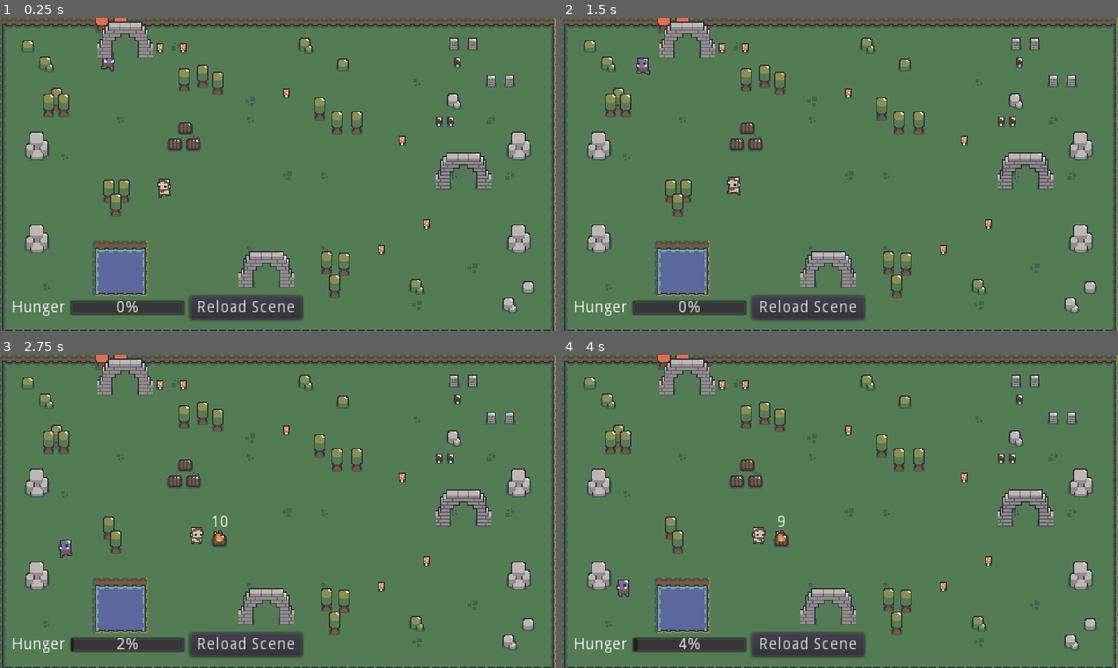
Above: before the commit, frames 1-4 (two rows, left to right).
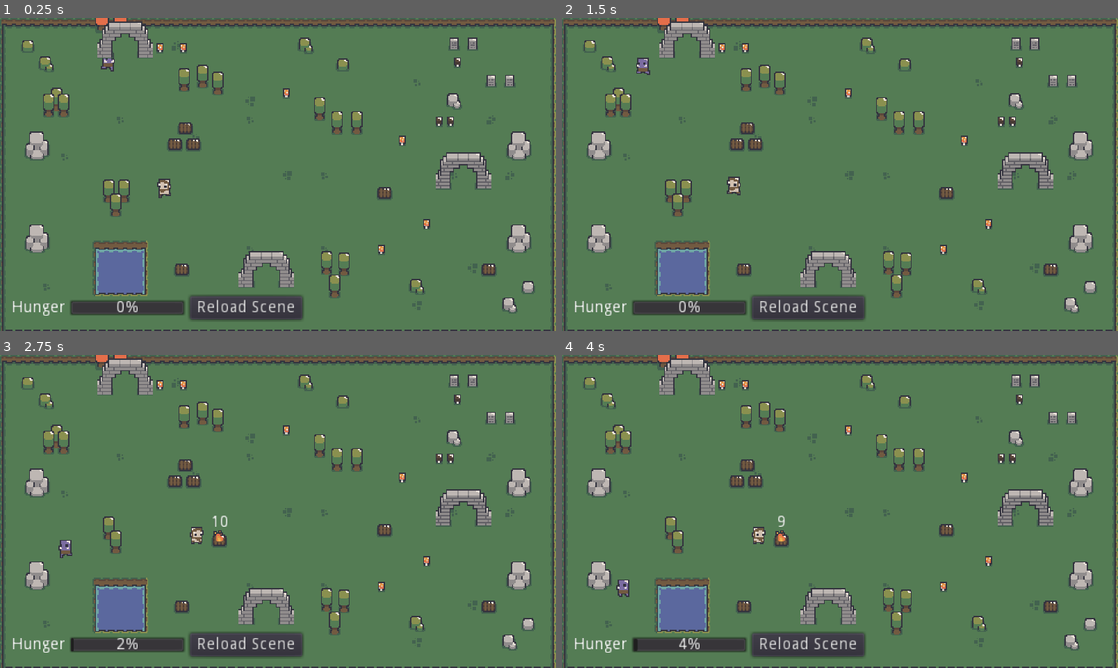
Above: after the commit, the same moments.

Repository: viniciusgerevini/godot-goap
Game: Godot game, scene res://scenes/main.tscn
The game is run twice, just before and just after one commit, with the same random seed, the same clock (stepped at 60 frames per second) and the same inputs.
Inputs:
- Up to frame 1 (0.25 s): no input
- Up to frame 2 (1.5 s): click "Reload Scene" at 1.25 s
- Up to frame 3 (2.75 s): no input
- Up to frame 4 (4 s): no input

The runs differ from the first frame. In frame 1, 0.3% of the frame differs, in the area x 31-90%, y 54-83%; in frame 2, 0.3%; in frame 3, 0.3%; in frame 4, 0.3%.

Commit message:
implemented situational cost for colleting wood and chopping trees

Diff:
--- a/goap/action.gd
+++ b/goap/action.gd
@@ -6,7 +6,7 @@
   return true
 
 
-func get_cost() -> int:
+func get_cost(_blackboard) -> int:
   return 1000
 
 
--- a/goap/action_planner.gd
+++ b/goap/action_planner.gd
@@ -9,17 +9,17 @@
   _actions = actions
 
 
-func get_plan(goal: GoapGoal) -> Array:
+func get_plan(goal: GoapGoal, blackboard = {}) -> Array:
   print("Goal: %s" % goal.get_class())
   var desired_state = goal.get_desired_state().duplicate()
 
   if desired_state.empty():
     return []
 
-  return _find_best_plan(goal, desired_state)
+  return _find_best_plan(goal, desired_state, blackboard)
 
 
-func _find_best_plan(goal, desired_state):
+func _find_best_plan(goal, desired_state, blackboard):
   var root = {
     "action": goal,
     "state": desired_state,
@@ -27,7 +27,7 @@
   }
 
   if _build_plans(root):
-    var plans = _transform_tree_into_array(root)
+    var plans = _transform_tree_into_array(root, blackboard)
     var best_plan
     for p in plans:
       _print_plan(p)
@@ -38,18 +38,18 @@
   return []
 
 
-func _transform_tree_into_array(p):
+func _transform_tree_into_array(p, blackboard):
   var plans = []
 
   if p.children.size() == 0:
-    plans.push_back({ "actions": [p.action], "cost": p.action.get_cost() })
+    plans.push_back({ "actions": [p.action], "cost": p.action.get_cost(blackboard) })
     return plans
 
   for c in p.children:
-    for child_plan in _transform_tree_into_array(c):
+    for child_plan in _transform_tree_into_array(c, blackboard):
       if p.action.has_method("get_cost"):
         child_plan.actions.push_back(p.action)
-        child_plan.cost += p.action.get_cost()
+        child_plan.cost += p.action.get_cost(blackboard)
       plans.push_back(child_plan)
 
   return plans
--- a/goap/actions/build_firepit.gd
+++ b/goap/actions/build_firepit.gd
@@ -8,7 +8,7 @@
 func get_class(): return "BuildFirepitAction"
 
 
-func get_cost() -> int:
+func get_cost(_blackboard) -> int:
   return 1
 
 
--- a/goap/actions/calm_down.gd
+++ b/goap/actions/calm_down.gd
@@ -6,7 +6,7 @@
 func get_class(): return "CalmDownAction"
 
 
-func get_cost() -> int:
+func get_cost(_blackboard) -> int:
   return 1
 
 
--- a/goap/actions/chop_tree.gd
+++ b/goap/actions/chop_tree.gd
@@ -9,8 +9,10 @@
   return WorldState.get_elements("tree").size() > 0
 
 
-func get_cost() -> int:
-  # TODO define cost based on tree distance
+func get_cost(blackboard) -> int:
+  if blackboard.has("position"):
+    var closest_tree = WorldState.get_closest_element("tree", blackboard)
+    return int(closest_tree.position.distance_to(blackboard.position) / 7)
   return 3
 
 
--- a/goap/actions/collect_from_wood_stock.gd
+++ b/goap/actions/collect_from_wood_stock.gd
@@ -9,7 +9,10 @@
   return WorldState.get_elements("wood_stock").size() > 0
 
 
-func get_cost() -> int:
+func get_cost(blackboard) -> int:
+  if blackboard.has("position"):
+    var closest_tree = WorldState.get_closest_element("wood_stock", blackboard)
+    return int(closest_tree.position.distance_to(blackboard.position) / 5)
   return 5
 
 
--- a/goap/actions/find_cover.gd
+++ b/goap/actions/find_cover.gd
@@ -6,7 +6,7 @@
 func get_class(): return "FindCoverAction"
 
 
-func get_cost() -> int:
+func get_cost(_blackboard) -> int:
   return 1
 
 
--- a/goap/actions/find_food.gd
+++ b/goap/actions/find_food.gd
@@ -6,7 +6,7 @@
 func get_class(): return "FindFoodAction"
 
 
-func get_cost() -> int:
+func get_cost(_blackboard) -> int:
   return 1
 
 
--- a/goap/agent.gd
+++ b/goap/agent.gd
@@ -12,8 +12,11 @@
 func _process(delta):
   var goal = _get_best_goal()
   if _current_goal == null or goal != _current_goal:
+    var blackboard = {
+      "position": _actor.position
+     }
     _current_goal = goal
-    _current_plan = Goap.get_action_planner().get_plan(_current_goal)
+    _current_plan = Goap.get_action_planner().get_plan(_current_goal, blackboard)
     _current_plan_step = 0
   else:
     _follow_plan(_current_plan, delta)
--- a/scenes/main.tscn
+++ b/scenes/main.tscn
@@ -482,6 +482,15 @@
 [node name="wood_stock3" parent="." instance=ExtResource( 6 )]
 position = Vector2( 160, 95 )
 
+[node name="wood_stock4" parent="." instance=ExtResource( 6 )]
+position = Vector2( 332, 151 )
+
+[node name="wood_stock5" parent="." instance=ExtResource( 6 )]
+position = Vector2( 157, 217 )
+
+[node name="wood_stock6" parent="." instance=ExtResource( 6 )]
+position = Vector2( 422, 217 )
+
 [node name="mushroom" parent="." instance=ExtResource( 7 )]
 position = Vector2( 138, 26 )
 
